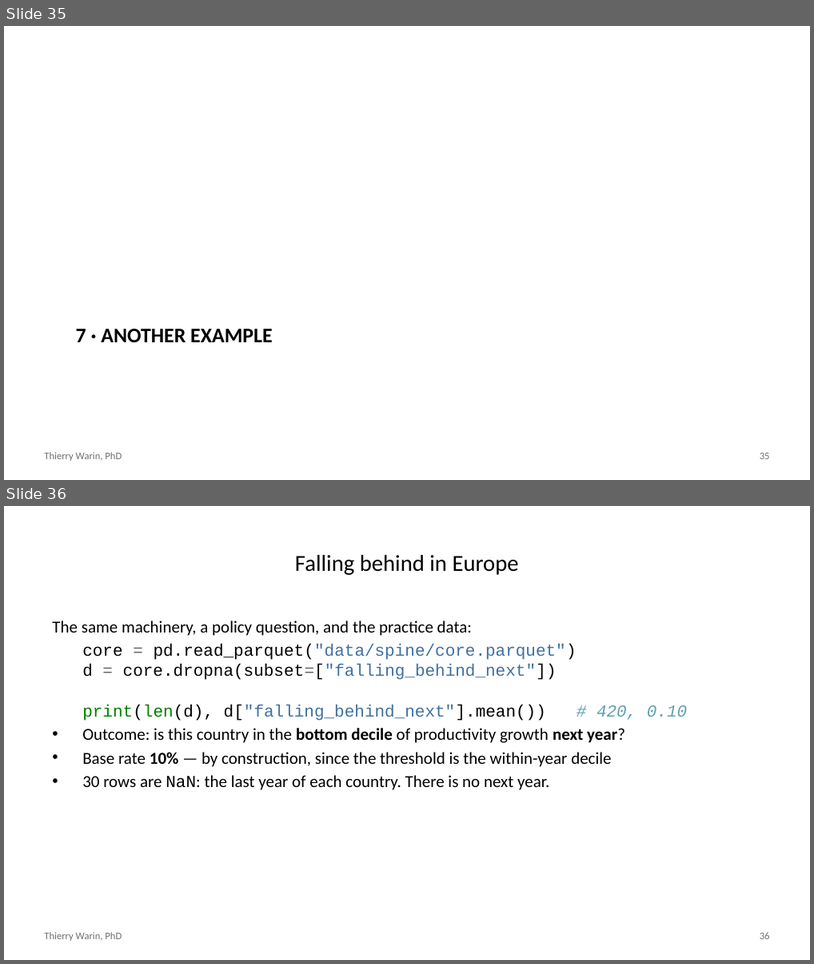
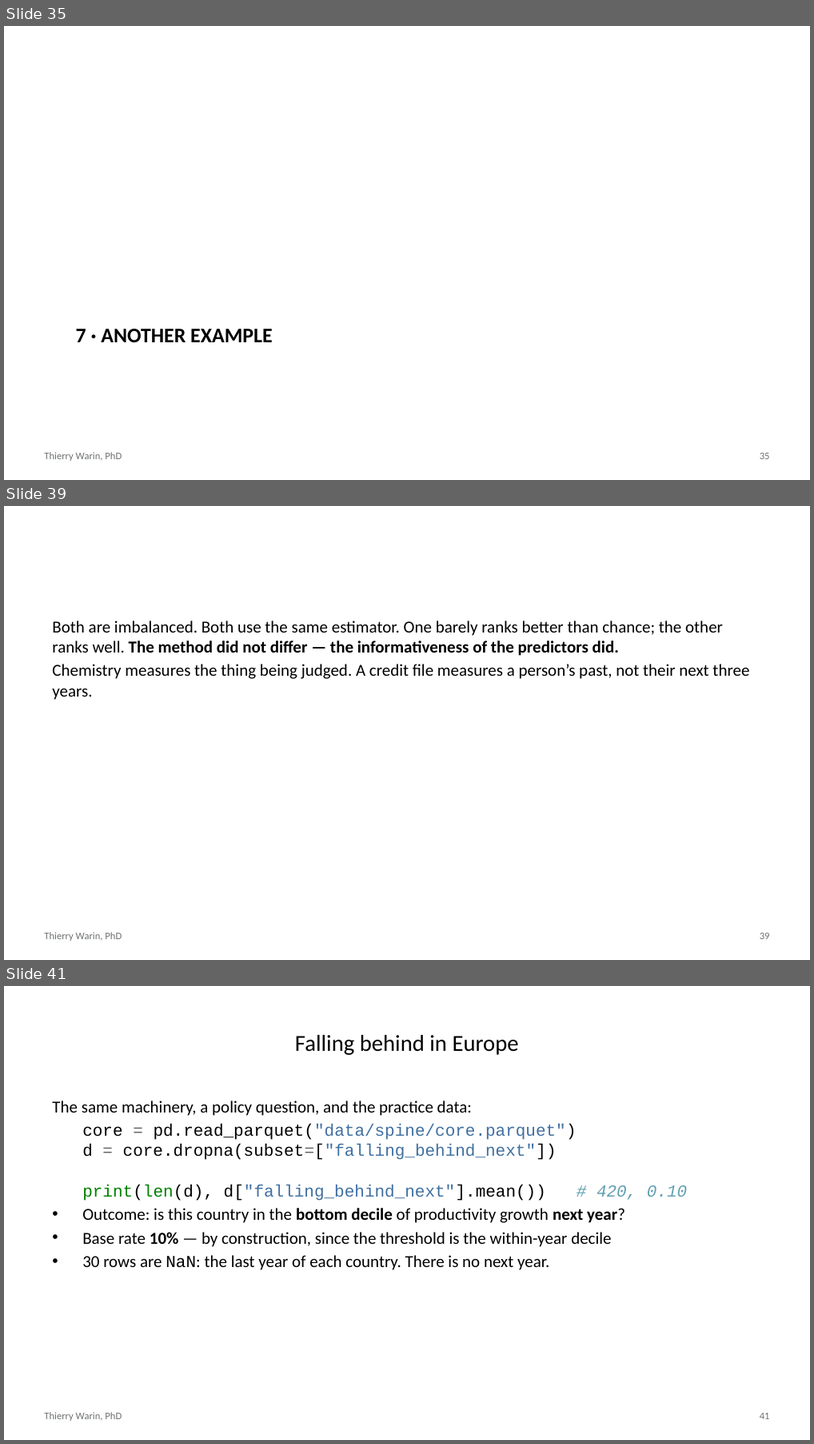
Before and after one commit to warint/quantitative-methods, a slide deck: 06-classification-logistic-and-penalised/slides.pptx. Shown one above the other, each under a label of ours: slides 35 and 36 before the commit, slides 35, 39 and 41 after it; the slides between them are not shown. The pictures are 814x964 and 814x1444 pixels, drawn with LibreOffice and Linux fonts; fonts in the diff are those of the drawing. Boxes give left, top, right and bottom in pixels: in the first picture for what was removed or moved away, otherwise in the second. Text is boxed around its words. In the diff, an @@ line names an element or a change of style, - is before the commit and + after.

```diff
--- a/06-classification-logistic-and-penalised/slides.pptx
+++ b/06-classification-logistic-and-penalised/slides.pptx
@@ slide 39 added at (4,506,810,960), background #FFFFFF; not listed: 2 template elements that a slide beside it also shows @@
@@ text added at (52,620,750,700), 15 pt, text #000000 @@
+Both are imbalanced. Both use the same estimator. One barely ranks better than chance; the other ranks well. The method did not differ — the informativeness of the predictors did.
+Chemistry measures the thing being judged. A credit file measures a person’s past, not their next three years.
@@ what was slide 36 is now slide 41 @@
@@ page number at (760,1412,770,1419): text changed @@
-36
+41
```
Also in this commit, not shown: 3 slides changed, 4 other slides added, 3 other files.
